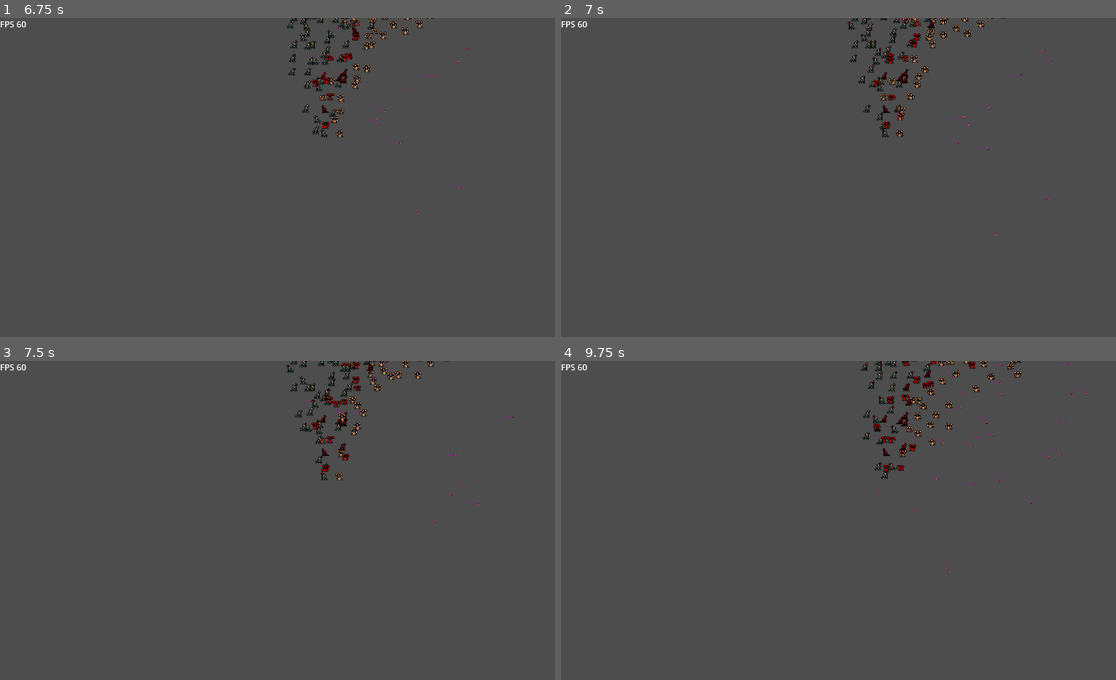
Above: before the commit, frames 1-4 (two rows, left to right).
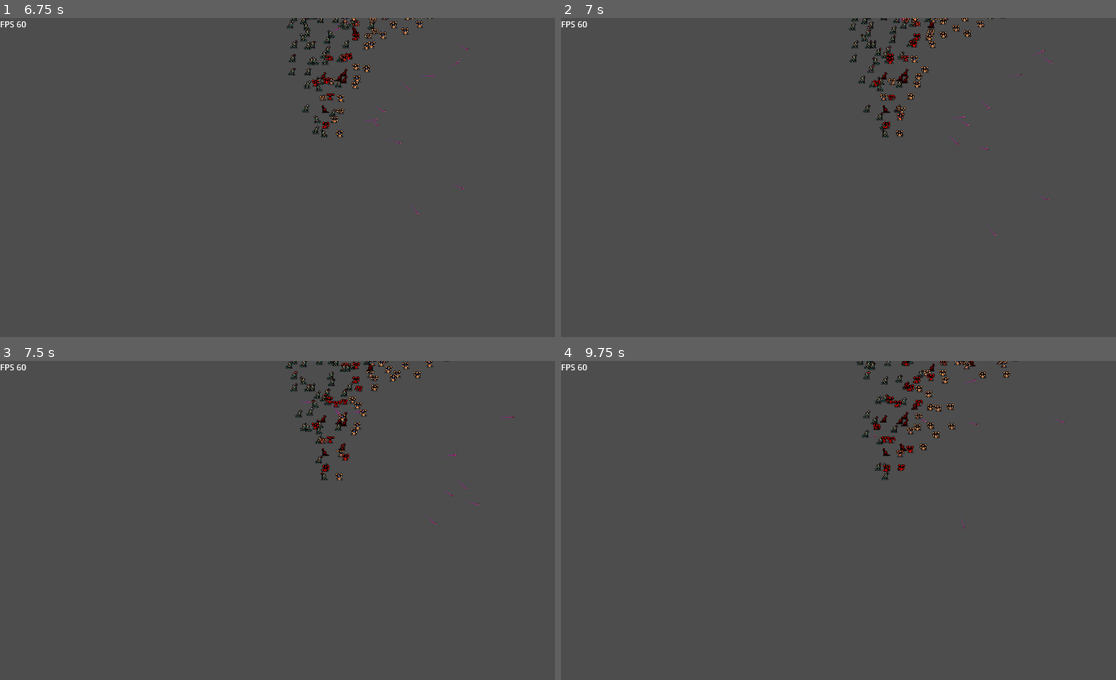
Above: after the commit, the same moments.

Repository: Snayff/nqp3
Game: Godot game, scene res://scenes/stages/combat/stage_combat.tscn
Two runs of this game, one before a commit and one after it. Both use one fixed random seed, a clock stepped at 60 frames per second and the inputs below.
Inputs:
- Up to frame 1 (6.75 s): no input
- Up to frame 2 (7 s): no input
- Up to frame 3 (7.5 s): no input
- Up to frame 4 (9.75 s): no input

Frame 1 is identical in both runs. In frame 2, less than 0.1% of the frame differs, in the area x 51-61%, y 1-6%; in frame 3, 0.4%; in frame 4, 1.8%, in the area x 53-95%, y 0-67%.

Commit message:
added effect_kill

Diff:
--- a/scenes/components/hit_box/hit_box.gd
+++ b/scenes/components/hit_box/hit_box.gd
@@ -3,7 +3,7 @@
 ##
 ## Must have Collision Layer active and set to HitBox.
 ## Used in conjunction with an ImpactDetector, to determine hitting world objects. The ImpactDetector is
-## a copy of the HitBox, but has no Collision Layer active and has Collision Masks active for World and combatant.
+## a copy of the HitBox, but has no Collision Layer active and has Collision Masks active for World and actor.
 ## The ImpactDetector should occupy the same space as the HitBox.
 
 @onready var _collision_shape := $CollisionShape2D
--- a/scenes/entities/actor/actor.gd
+++ b/scenes/entities/actor/actor.gd
@@ -31,7 +31,7 @@
 
 ## resource that manages both the base and final stats for the actor.
 ##
-## added to combatant on init by Unit
+## added to actor on init by Unit
 var stats : ActorStats  # cant be private due to needing access to all its attributes
 ## decision making
 var _ai : ActorAI
@@ -271,6 +271,8 @@
 	add_to_group("dead")
 	remove_from_group("alive")
 
+	stats.health = 0
+
 	_collision_shape.call_deferred("set_disabled", true)  # need to call deferred as otherwise locked
 
 	animated_sprite.stop()  # its already looped back to 0 so pause == stop
--- a/scenes/entities/unit/unit.gd
+++ b/scenes/entities/unit/unit.gd
@@ -1,5 +1,5 @@
 class_name Unit extends Node2D
-## A collection of [annotation combatant]s.
+## A collection of [annotation Actor]s.
 ##
 ## Used to create and manage groups of Units.
 
--- a/scripts/actions/base_action.gd
+++ b/scripts/actions/base_action.gd
@@ -188,4 +188,5 @@
 
 ## instantly kill target
 func _effect_kill() -> void:
-	push_warning("_effect_kill: effect not created")
+	# TODO - check for immunity
+	Combat.kill(_creator, _target)
--- a/scripts/components/actor_ai.gd
+++ b/scripts/components/actor_ai.gd
@@ -54,5 +54,5 @@
 		var is_enemy = _target.is_in_group(group_to_target)
 		if distance < nearest_distance and is_alive and is_enemy:
 			nearest_target = _target
-	# print("combatant nearest target in " + group_to_target + " is at " + str(nearest_target.global_position))
+	# print("actor nearest target in " + group_to_target + " is at " + str(nearest_target.global_position))
 	return nearest_target
--- a/scripts/globals/combat.gd
+++ b/scripts/globals/combat.gd
@@ -55,3 +55,9 @@
 ## reduce an actor's stamina
 func reduce_stamina(target: Actor, amount: int) -> void:
 	target.stats.stamina -= min(amount, 0)
+
+
+## instantly kill actor
+func kill(attacker: Actor, target: Actor) -> void:
+	print(attacker.name +  "(" + str(attacker.uid) + ") instantly killed " + target.name +  "(" + str(target.uid) + ")")
+	target.die()
